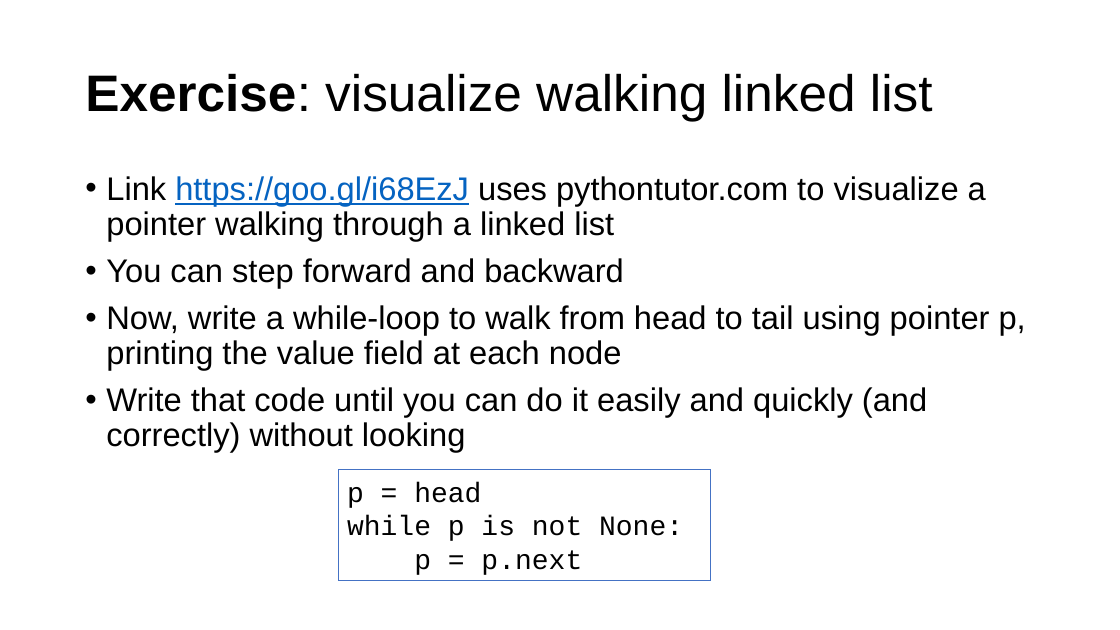
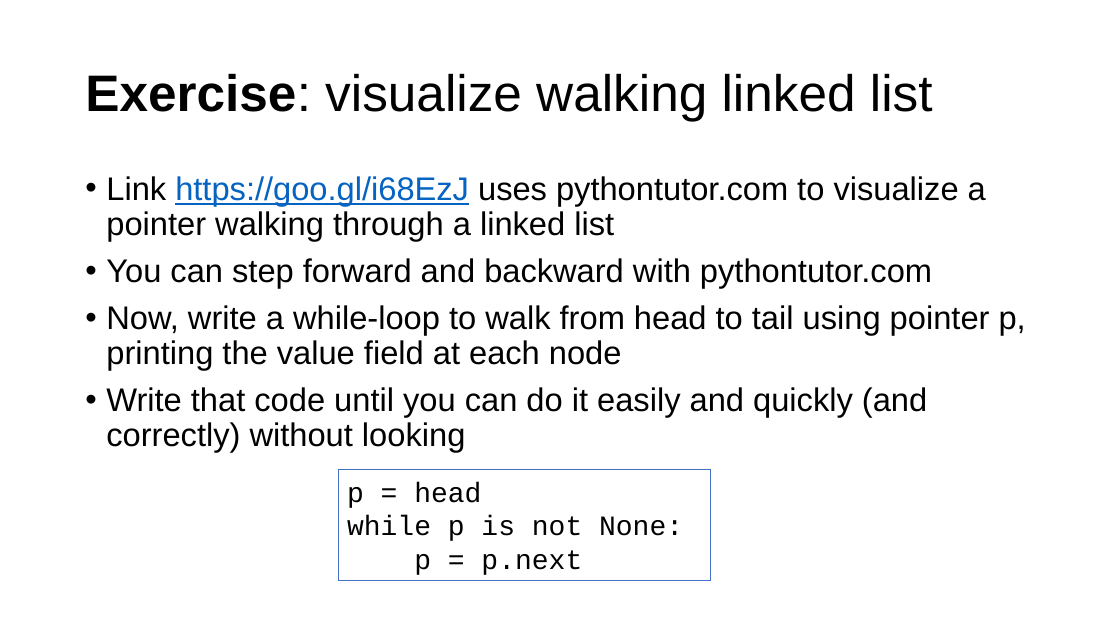
Before and after one commit to parrt/msds689, a slide deck: slide 5 of notes/walking-structures.pptx. Drawn at 1120x630 pixels with LibreOffice and Linux fonts; fonts in the diff are those of the drawing; background and template pictures are left out. Boxes give left, top, right and bottom in pixels: in the first picture for what was removed or moved away, otherwise in the second. Text is boxed around its words. In the diff, an @@ line names an element or a change of style, - is before the commit and + after.

```diff
--- a/notes/walking-structures.pptx
+++ b/notes/walking-structures.pptx
@@ text at [106,258,932,288]: text changed @@
-• You can step forward and backward
+• You can step forward and backward with pythontutor.com
```
Also in this commit, not shown: 6 other slides changed, 3 other files.
